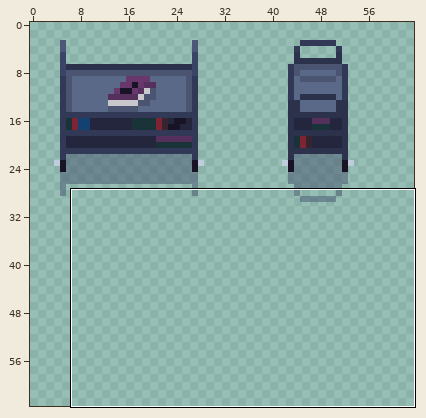
Two states of a pixel-art file, brackeys-2023-2/Assets/Sprites/level2-objects.aseprite. The first picture is a wide view before the edit; the outline marks the close-up.
Close-up. Old version:
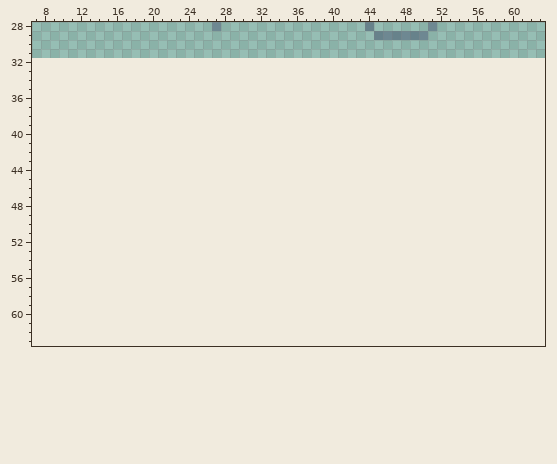
64x32 pixels, 1 frame. Colours within 5 levels of each other are drawn and written as one. Shown: x 7..63, y 28..63. The old version is drawn lined up with the new one, on the new canvas.
Now the later version:
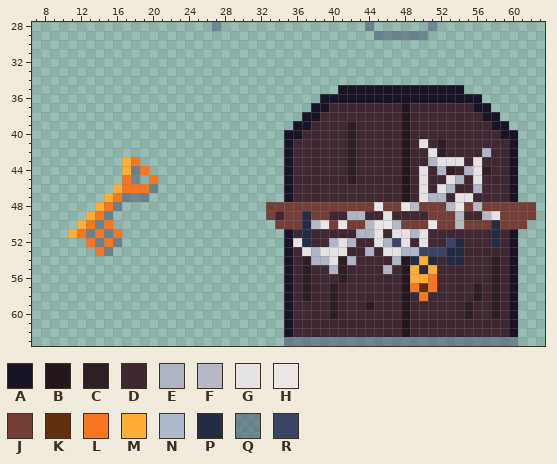
Palette (. is transparent): A #181425  B #23161c  C #2e1e25  D #3f2832  E #afb5c5  F #b6b8c6  G #e5e2e4  H #ece5e5  J #743f39  K #622f0e  L #f77622  M #feae34  N #aeb9cc  P #262b44  Q #3a446670  R #3a4466
From old to new:
{"change": "canvas 64x32 -> 64x64"}
{"y":35,"x":41,"old":"..............","new":"AAAAAAAAAAAAAA"}
{"y":36,"x":39,"old":"..................","new":"AAAAAAAAAAAAAAAAAA"}
{"y":37,"x":38,"old":"....................","new":"AADDDDDDDDBDDDDDDDAA"}
{"y":38,"x":37,"old":"......................","new":"AADDDDDDDDDBDDDDDDDDAA"}
{"y":39,"x":36,"old":"........................","new":"AADDDDCDDDDDBDDDDDDDDDAA"}
{"y":40,"x":35,"old":"..........................","new":"AADDDDDCDDDDDBDDDDDDDDDDAA"}
{"y":41,"x":35,"old":"..........................","new":"ADDDDDDCDDDDDBDGDCDDDDDDDA"}
{"y":42,"x":35,"old":"..........................","new":"ADDDDDDCDDDDDBDDGCDDDDEDDA"}
{"y":43,"x":17,"old":"..","new":"ML"}
{"y":43,"x":35,"old":"..........................","new":"ADDDDDDCDDDDDBDDEGGGDGDDDA"}
{"y":44,"x":17,"old":"...","new":"MQL"}
{"y":44,"x":35,"old":"..........................","new":"ADDDDDDCDDDDDBDGDECDEGCDDA"}
{"y":45,"x":17,"old":"..","new":"LQ"}
{"y":45,"x":20,"old":".","new":"L"}
{"y":45,"x":35,"old":"..........................","new":"ADDDDDDCDDDDDBDGDDGEDGDDDA"}
{"y":46,"x":16,"old":".....","new":"MLLLQ"}
{"y":46,"x":35,"old":"..........................","new":"ADDDDDDDDDDDDBDGDGEDDEDDDA"}
{"y":47,"x":15,"old":".....","new":"MLQQQ"}
{"y":47,"x":35,"old":"..........................","new":"ADDDDDDDDDDDDBDGEEDGGDDDDA"}
{"y":48,"x":14,"old":"...","new":"MLQ"}
{"y":48,"x":33,"old":"..............................","new":"JJJJJJJJJJJJHJJHFJJJFHJFJJJJJJ"}
{"y":49,"x":13,"old":"...","new":"MLQ"}
{"y":49,"x":33,"old":"..............................","new":"JDJJPJJDDEEDDGDDDDJJJFDDFGJJJJ"}
{"y":50,"x":12,"old":"....","new":"MLQL"}
{"y":50,"x":34,"old":"............................","new":"JJJPFHJHJJFHHFJJJHJJFJJJPJJJ"}
{"y":51,"x":11,"old":"......","new":"MLQLQL"}
{"y":51,"x":35,"old":"..........................","new":"ADPDDDDDEEGDGGEGDDDDDDDPDA"}
{"y":52,"x":13,"old":"....","new":"LQLQ"}
{"y":52,"x":35,"old":"..........................","new":"AGPDDEGEDDGERGDGDDRPDDDPDA"}
{"y":53,"x":14,"old":"..","new":"LQ"}
{"y":53,"x":35,"old":"..........................","new":"ADGEGGGDDEDGGENRRRPPDDDDDA"}
{"y":54,"x":35,"old":"..........................","new":"ADCEEGCEDDDDEBPMPDPPDDDCDA"}
{"y":55,"x":35,"old":"..........................","new":"ADCDDECDDDDEDBMPMDDDDDDCDA"}
{"y":56,"x":35,"old":"..........................","new":"ADCDDDCDDDDDDBMMLDDDDDDCDA"}
{"y":57,"x":35,"old":"..........................","new":"ADCDDCDDDDDDDBLKLDDDDCDCDA"}
{"y":58,"x":35,"old":"..........................","new":"ADCDDCDDDDDDDBDLDDDDDCDCDA"}
{"y":59,"x":35,"old":"..........................","new":"ADDDDCDDDCDDDBDDDDDDCDDCDA"}
{"y":60,"x":35,"old":"..........................","new":"ADDDDCDDDDDDDBDDDDDDCDDCDA"}
{"y":61,"x":35,"old":"..........................","new":"ADDDDDDDDDDDDBDDDDDDDDDDDA"}
{"y":62,"x":35,"old":"..........................","new":"ADDDDDDDDDDDDBDDDDDDDDDDDA"}
{"y":63,"x":35,"old":"..........................","new":"QQQQQQQQQQQQQQQQQQQQQQQQQQ"}
